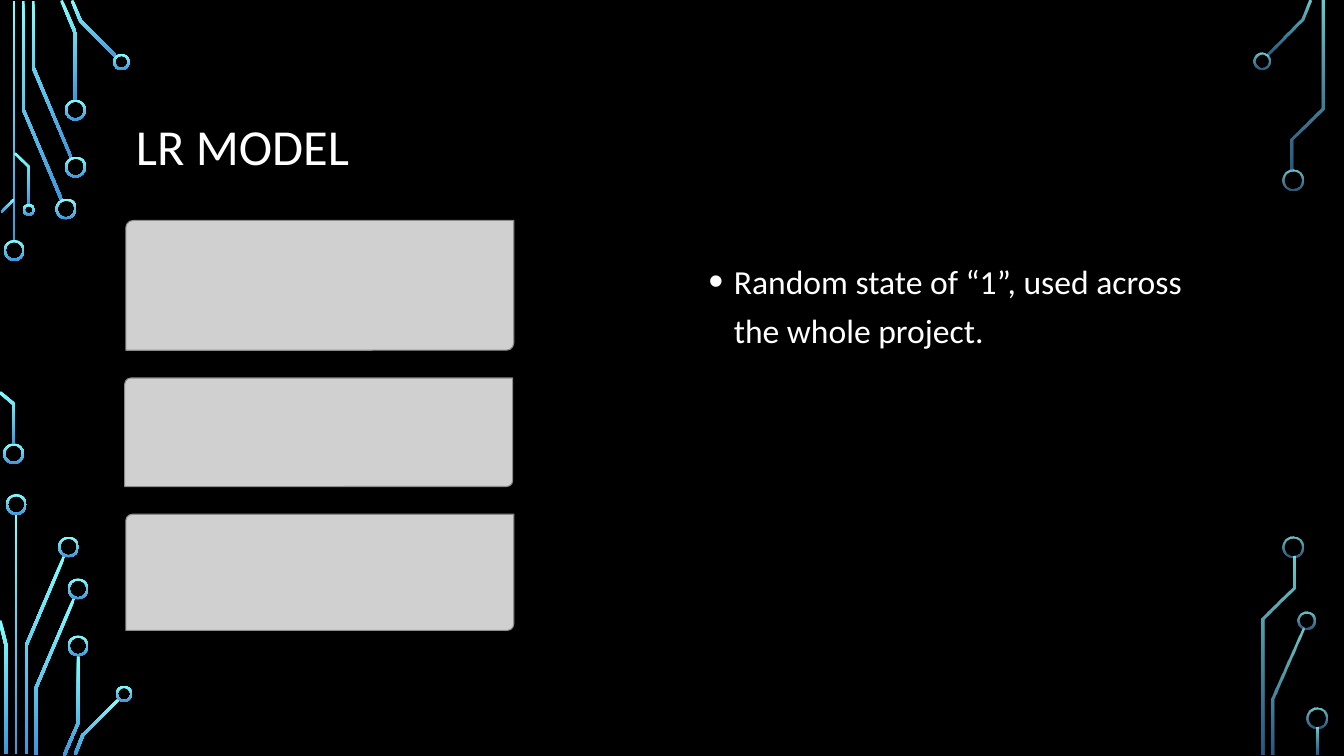
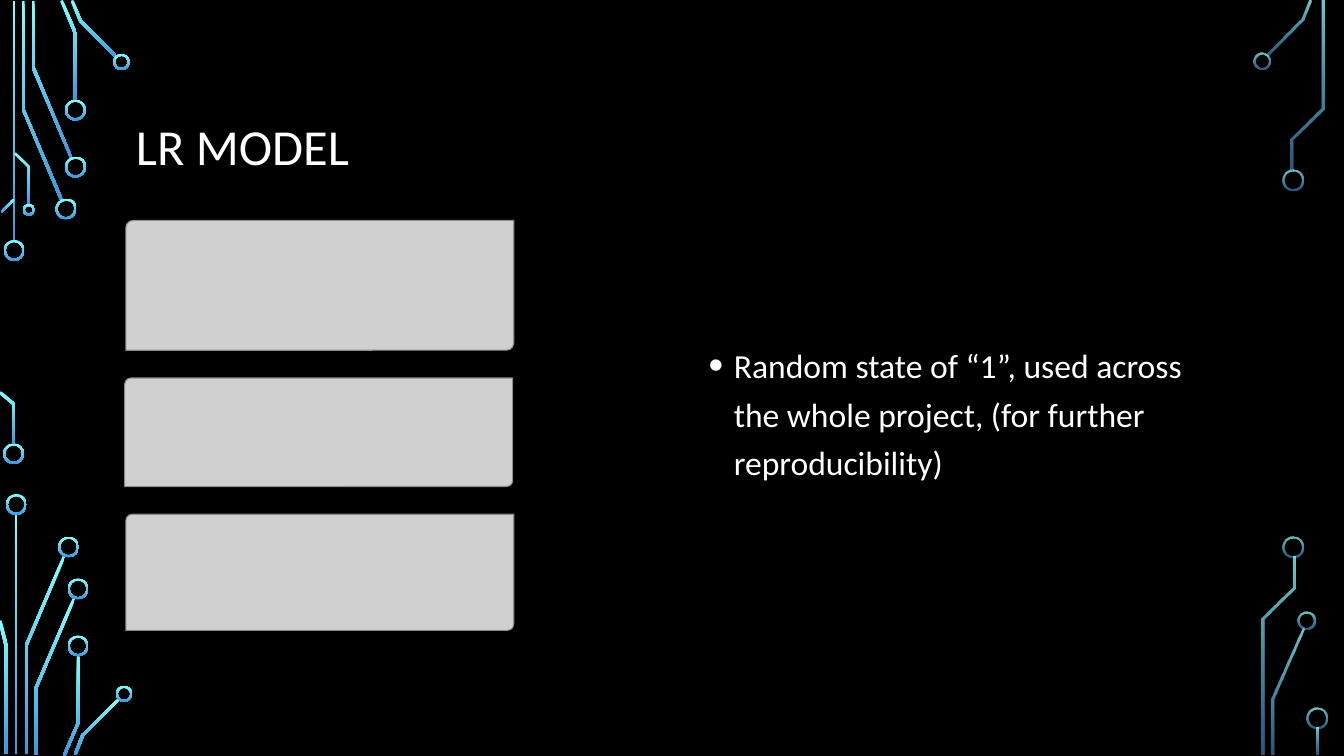
Before and after one commit to ddaniel2024/Project-4, a slide deck: slide 13 of Employee Attrition Prediction Presentation.pptx. Drawn at 1344x756 pixels with LibreOffice and Linux fonts; fonts in the diff are those of the drawing; grey boxes stand for pictures; background and template pictures are left out. Boxes give left, top, right and bottom in pixels: in the first picture for what was removed or moved away, otherwise in the second. Text is boxed around its words. In the diff, an @@ line names an element or a change of style, - is before the commit and + after.

```diff
--- a/Employee Attrition Prediction Presentation.pptx
+++ b/Employee Attrition Prediction Presentation.pptx
@@ text at bbox=[734, 354, 1181, 481]: text changed @@
-• Random state of “1”, used across the whole project.
+• Random state of “1”, used across the whole project, (for further reproducibility)
```
Also in this commit, not shown: 2 slides added, 1 slide removed, 4 other files.
